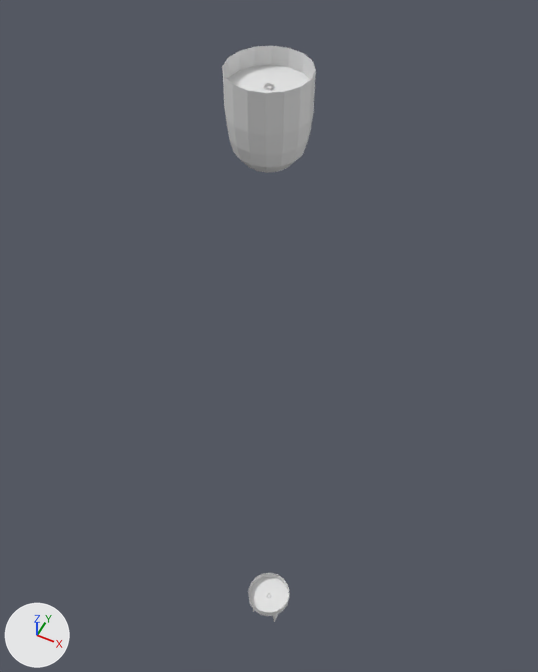
Renders of the FBX model GGJ2020/Assets/Assets/3D/Partes NO destruibles/Alarma.fbx from each side of a commit.
One viewpoint serves both versions: a camera (50 mm lens) standing at (0.58, -1.15, 3.09) and looking at (-0.11, 0.23, 1.36). The lights are fixed; the arrows at lower left show +X, +Y and +Z. Where no turn or scale is listed for an object, it has been applied to the vertices.

In view in the first picture: 'Alarma', 'Alarma.001', 'Alarma_Vidrio'.
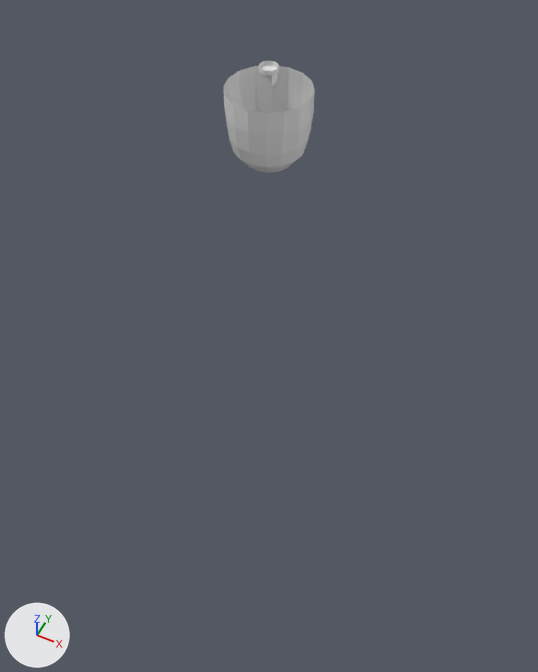
The newer file is also turned or shifted as a whole; pictures and numbers use the older file's frame.

The change, as JSON lines over the scene's bpy script:
```json
{"op": "remove", "block": "ob_alarma_001", "code": ["ob_alarma_001 = bpy.data.objects.new('Alarma.001', me_cylinder_000)", "ob_alarma_001.location = (0.0, 0.0, 0.032)"]}
{"op": "set", "path": "ob_alarma.location", "old": "(0.0, 0.0, 2.385)", "new": "(0.0, 0.0, 2.393)"}
{"op": "set", "path": "ob_alarma.scale", "old": "(0.219, 0.219, 0.219)", "new": "(0.048, 0.048, 0.048)"}
```

Where the change shows, as pixel boxes (x1, y1, x2, y2) in the pictures (538 x 672 px):
```json
{"object": "Alarma", "change": "moved, rescaled", "before": [222, 46, 316, 113], "after": [259, 61, 279, 86]}
{"object": "Alarma.001", "change": "deleted", "before": [248, 573, 290, 622]}
```
